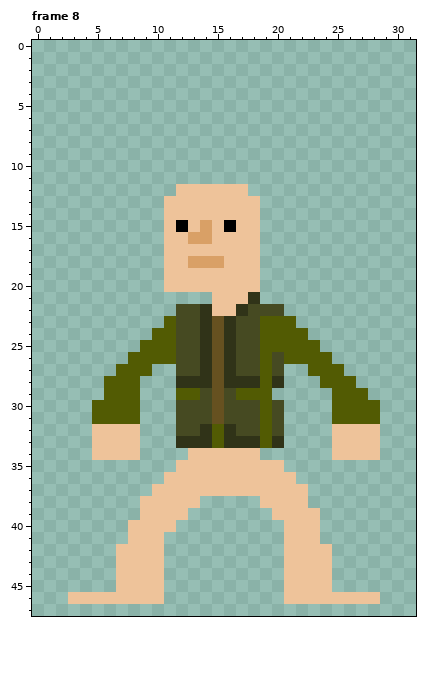
Two versions of one pixel-art file, assets/art/humans_slim.aseprite. Above, as it was before the edit.
32x48 pixels, 10 frames. Shown: frame 8. The commit also changed other frames, which this record leaves out.
And afterwards:
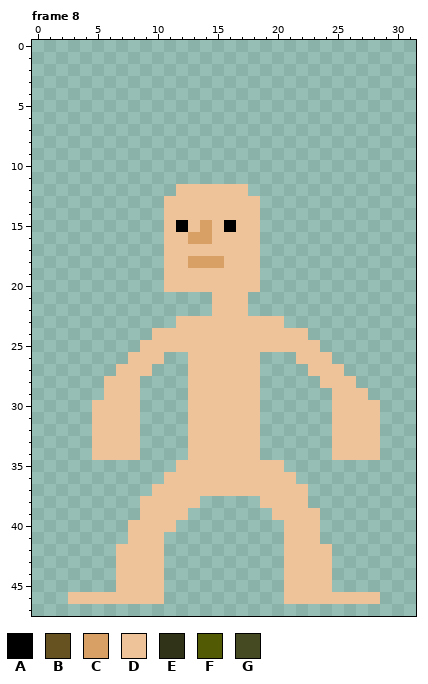
Palette (. is transparent): A #000000  B #665120  C #d9a066  D #eec39a  E #303318  F #525b03  G #464a22
The exact change:
{"change": "layer \"Shirt\" now hidden"}
{"where": "frame 8"}
{"frame":8,"y":21,"x":18,"old":"E","new":"."}
{"frame":8,"y":22,"x":12,"old":"GGE","new":"..."}
{"frame":8,"y":22,"x":17,"old":"EGGG","new":"D..."}
{"frame":8,"y":23,"x":11,"old":"FGGEBEGGFFF","new":".DDDDDDDDD."}
{"frame":8,"y":24,"x":10,"old":"FFGGEBEGGFFFF","new":"DDDDDDDDDDDDD"}
{"frame":8,"y":25,"x":9,"old":"FFFGGEBEGGFFFFF","new":"DDDDDDDDDDDDDDD"}
{"frame":8,"y":26,"x":8,"old":"FFFFGGEBEGGFGFFFF","new":"DDD..DDDDDD...DDD"}
{"frame":8,"y":27,"x":7,"old":"FFF","new":"DDD"}
{"frame":8,"y":27,"x":12,"old":"GGEBEGGFG","new":".DDDDDD.."}
{"frame":8,"y":27,"x":23,"old":"FFF","new":"DDD"}
{"frame":8,"y":28,"x":6,"old":"FFF","new":"DDD"}
{"frame":8,"y":28,"x":12,"old":"EEEBEEEFE","new":".DDDDDD.."}
{"frame":8,"y":28,"x":24,"old":"FFF","new":"DDD"}
{"frame":8,"y":29,"x":6,"old":"FFF","new":"DDD"}
{"frame":8,"y":29,"x":12,"old":"FFGBGFFF","new":".DDDDDD."}
{"frame":8,"y":29,"x":25,"old":"FFF","new":"DDD"}
{"frame":8,"y":30,"x":5,"old":"FFFF","new":"DDDD"}
{"frame":8,"y":30,"x":12,"old":"GGGBGGGFG","new":".DDDDDD.."}
{"frame":8,"y":30,"x":25,"old":"FFFF","new":"DDDD"}
{"frame":8,"y":31,"x":5,"old":"FFFF","new":"DDDD"}
{"frame":8,"y":31,"x":12,"old":"GGGBGGGFG","new":".DDDDDD.."}
{"frame":8,"y":31,"x":25,"old":"FFFF","new":"DDDD"}
{"frame":8,"y":32,"x":12,"old":"GGEFEGGFG","new":".DDDDDD.."}
{"frame":8,"y":33,"x":12,"old":"EEEFEEEFE","new":".DDDDDD.."}
{"label":"changed","picture_box":[92,292,380,448]}
